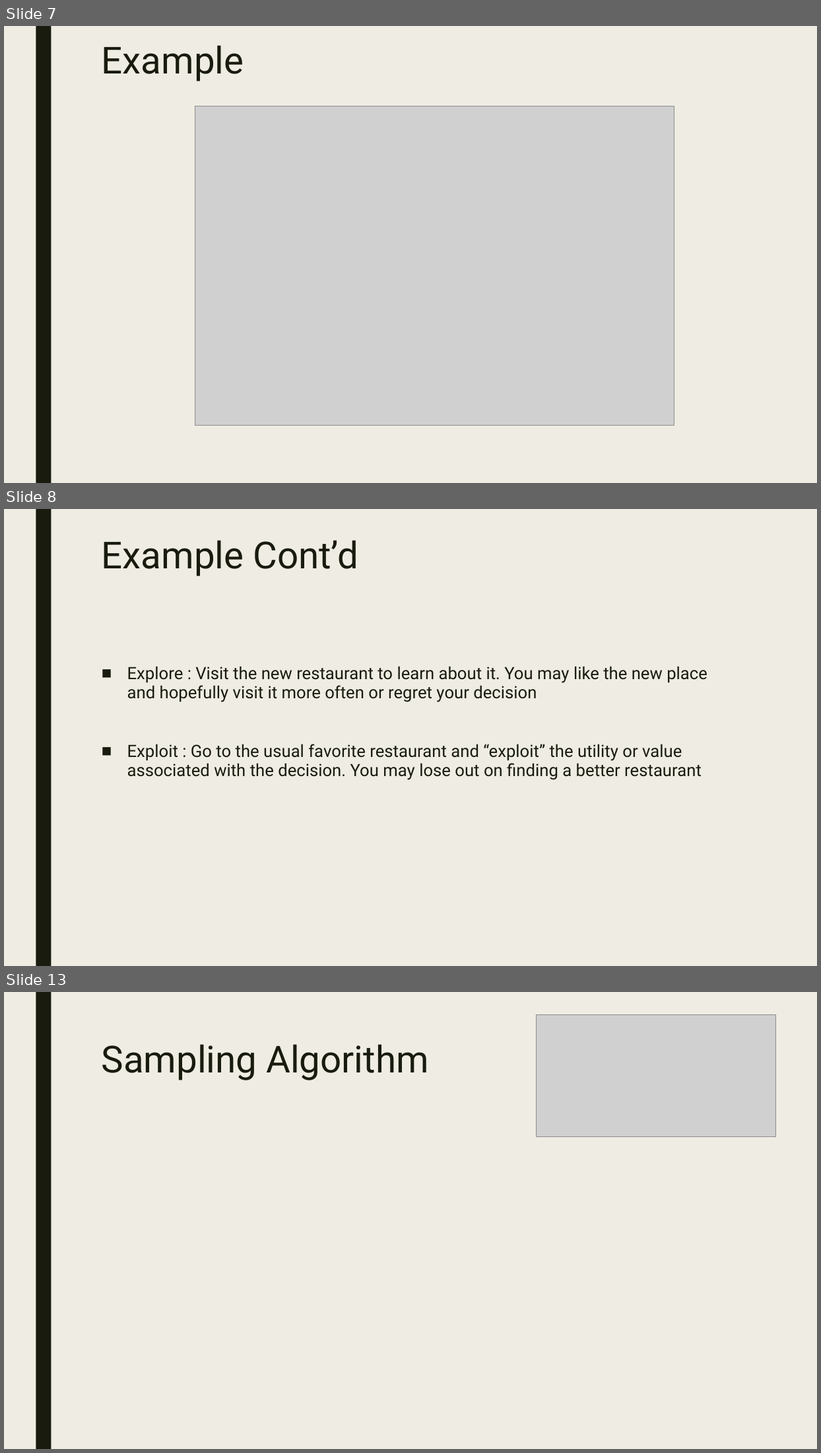
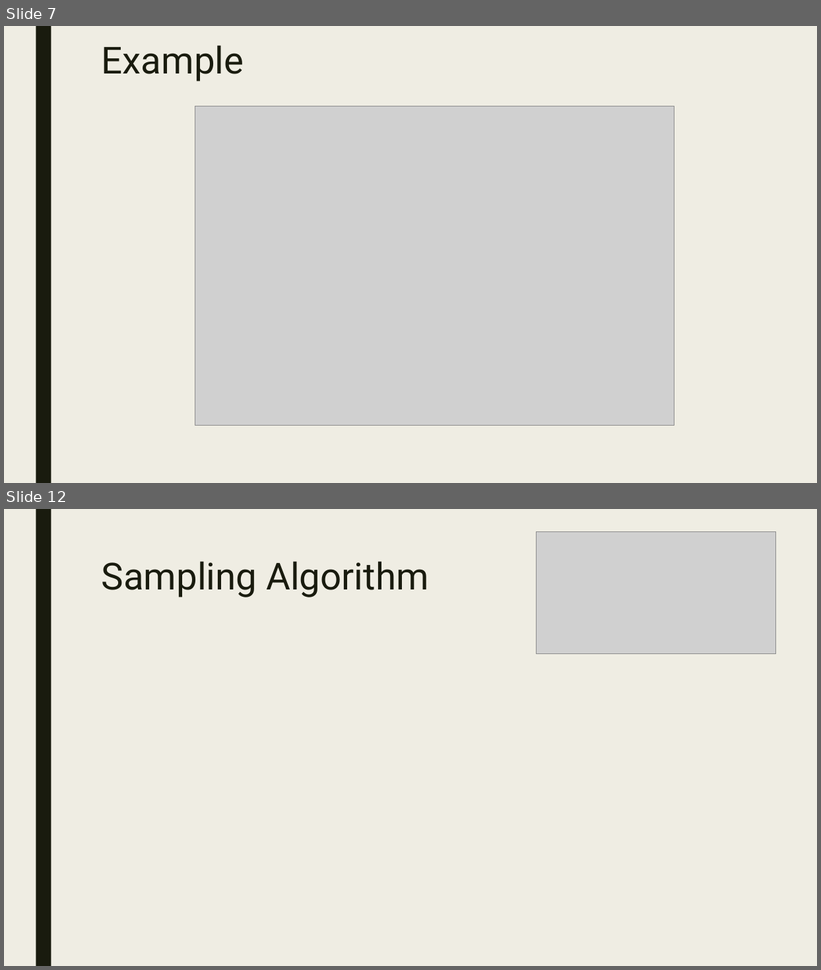
Before and after one commit to CourseReps/ECEN689-Fall2018, a slide deck: Students/mason-rumuly/tutorial/Thompson Sampling.pptx. Shown one above the other, each under a label of ours: slides 7, 8 and 13 before the commit, slides 7 and 12 after it; the slides between them are not shown. The pictures are 821x1453 and 821x970 pixels, drawn with LibreOffice and Linux fonts; fonts in the diff are those of the drawing; grey boxes stand for pictures. Boxes give left, top, right and bottom in pixels: in the first picture for what was removed or moved away, otherwise in the second. Text is boxed around its words. In the diff, an @@ line names an element or a change of style, - is before the commit and + after.

```diff
--- a/Students/mason-rumuly/tutorial/Thompson Sampling.pptx
+++ b/Students/mason-rumuly/tutorial/Thompson Sampling.pptx
@@ slide 8 removed at <box>4,509,817,966</box>, background #EFEDE3; not listed: 1 template element that a slide beside it also shows @@
@@ title removed at <box>102,540,358,576</box> @@
-Example Cont’d
@@ text removed at <box>127,666,708,780</box> @@
-■ Explore : Visit the new restaurant to learn about it. You may like the new place and hopefully visit it more often or regret your decision
-■ Exploit : Go to the usual favorite restaurant and “exploit” the utility or value associated with the decision. You may lose out on finding a better restaurant
@@ what was slide 13 is now slide 12 @@
```
Also in this commit, not shown: 6 slides changed, 2 slides added, 1 other slide removed, 2 other files.
